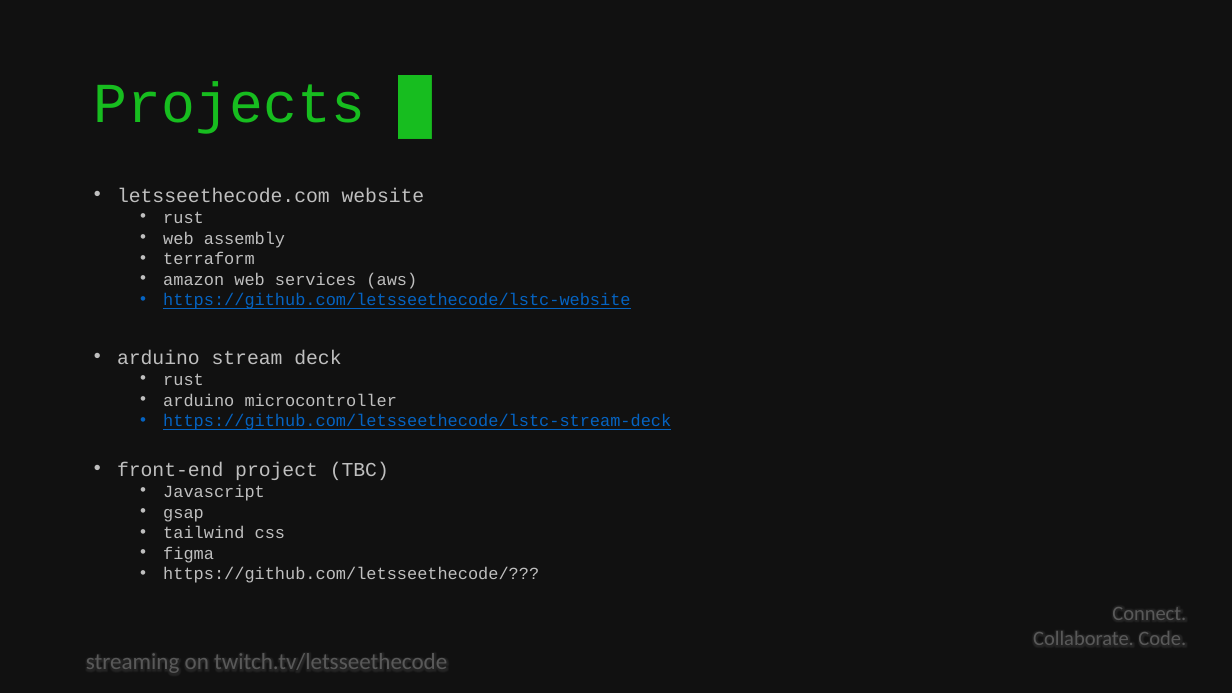
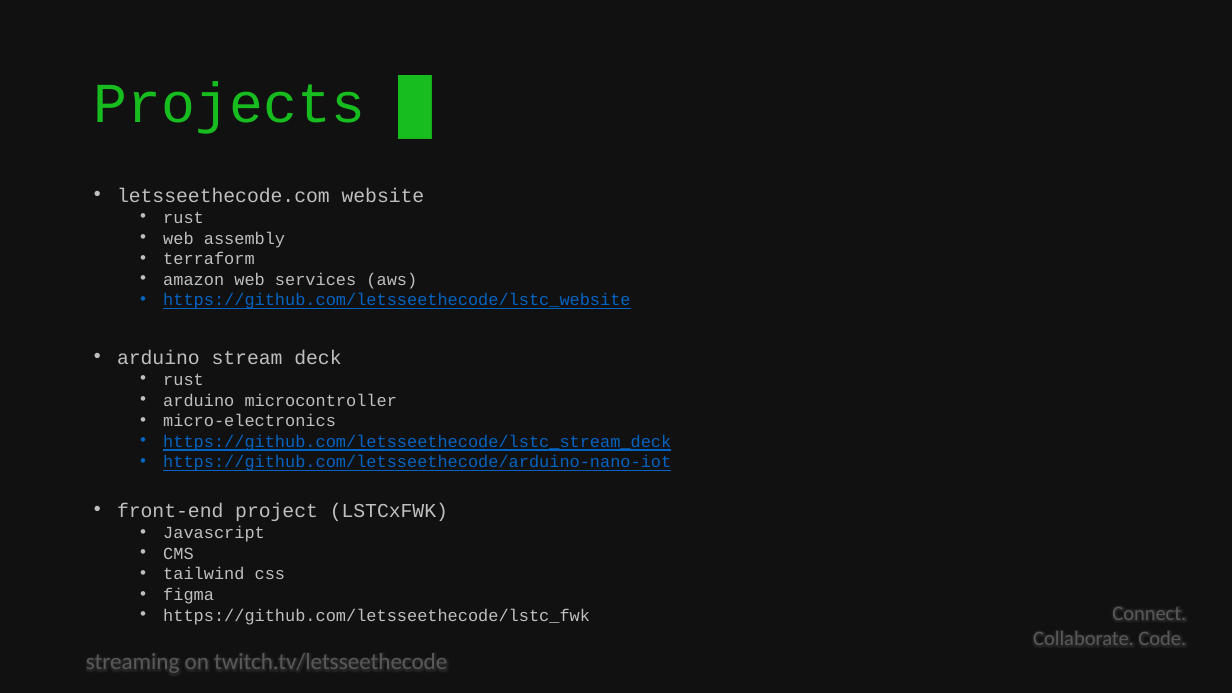
Before and after one commit to letsseethecode/events, a slide deck: slide 10 of lstc_2024-03-18.pptx. Drawn at 1232x693 pixels with LibreOffice and Linux fonts; fonts in the diff are those of the drawing; background and template pictures are left out. Boxes give left, top, right and bottom in pixels: in the first picture for what was removed or moved away, otherwise in the second. Text is boxed around its words. In the diff, an @@ line names an element or a change of style, - is before the commit and + after.

Commit message:
Started new stream

```diff
--- a/lstc_2024-03-18.pptx
+++ b/lstc_2024-03-18.pptx
@@ text at [163,293,630,309]: text changed @@
-  • https://github.com/letsseethecode/lstc-website
+  • https://github.com/letsseethecode/lstc_website
@@ text at [117,414,671,521]: text changed @@
-  • https://github.com/letsseethecode/lstc-stream-deck
-• front-end project (TBC)
+  • micro-electronics
+  • https://github.com/letsseethecode/lstc_stream_deck
+  • https://github.com/letsseethecode/arduino-nano-iot
+• front-end project (LSTCxFWK)
@@ text at [163,547,193,559]: text changed @@
-  • gsap
+  • CMS
@@ text at [163,608,590,625]: text changed @@
-  • https://github.com/letsseethecode/???
+  • https://github.com/letsseethecode/lstc_fwk
```
Also in this commit, not shown: 1 other slide changed, 4 other files.
